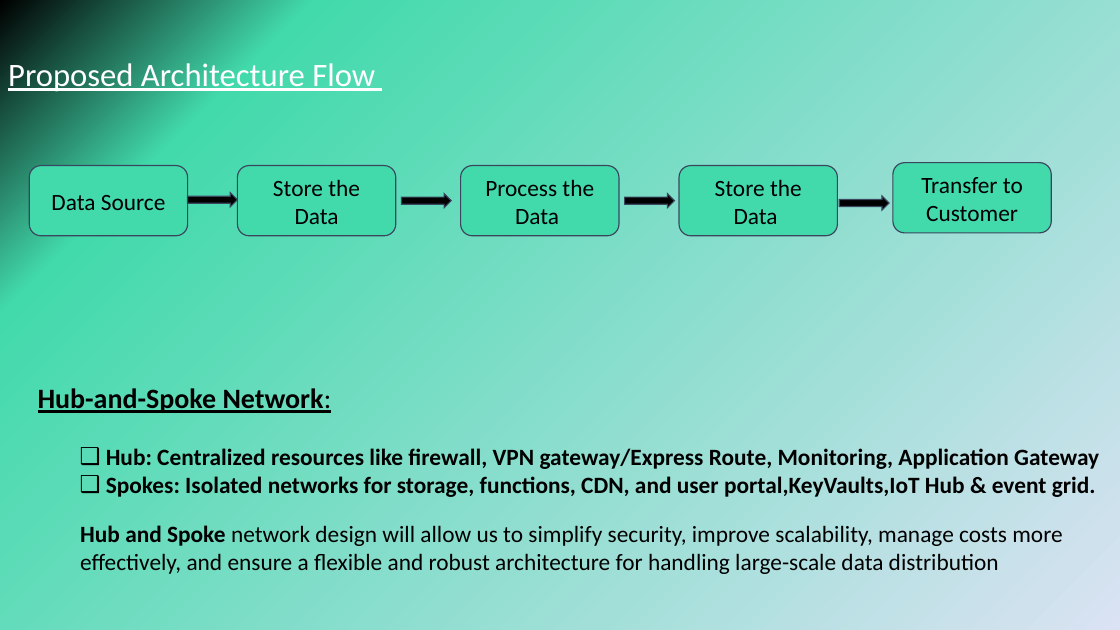
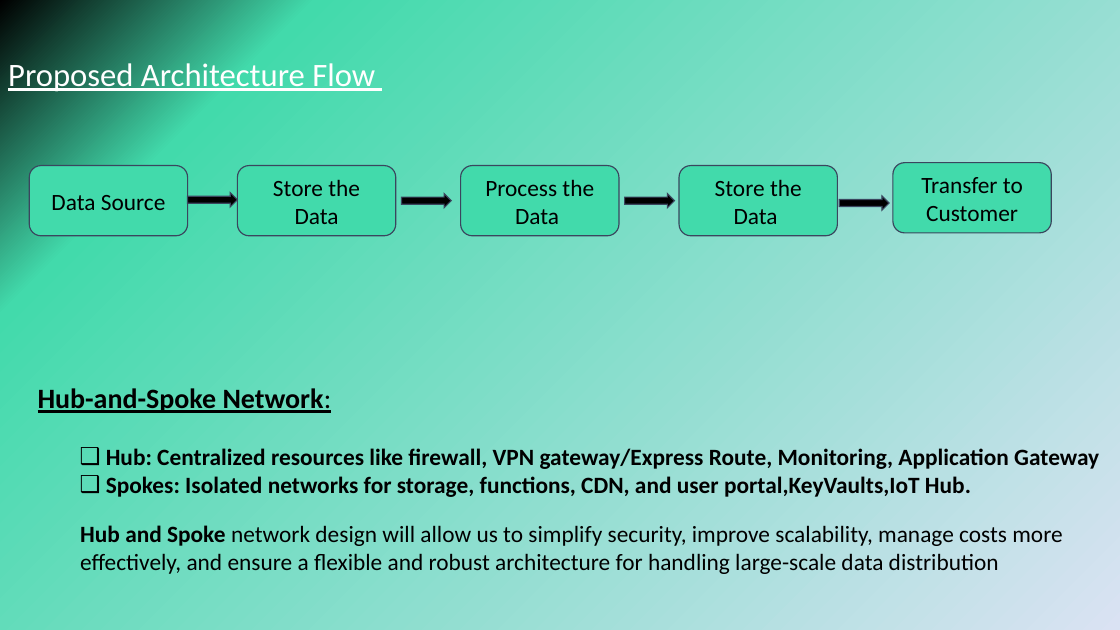
Before and after one commit to Sarathgopal/Circu-Li-ion, a slide deck: slide 4 of Circu Li Ion.pptx. Drawn at 1120x630 pixels with LibreOffice and Linux fonts; fonts in the diff are those of the drawing. Boxes give left, top, right and bottom in pixels: in the first picture for what was removed or moved away, otherwise in the second. Text is boxed around its words. In the diff, an @@ line names an element or a change of style, - is before the commit and + after.

```diff
--- a/Circu Li Ion.pptx
+++ b/Circu Li Ion.pptx
@@ text at (106, 476, 971, 497): text changed @@
-  ❑ Spokes: Isolated networks for storage, functions, CDN, and user portal,KeyVaults,IoT Hub & event grid.
+  ❑ Spokes: Isolated networks for storage, functions, CDN, and user portal,KeyVaults,IoT Hub.
```
Also in this commit, not shown: 2 other slides changed, 6 other files.
